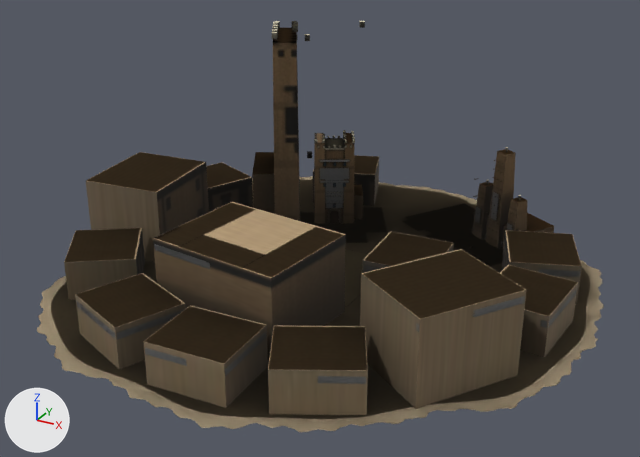
A saved change to the glTF model src/assets/map/towns/kingdoms-town-medium-a-maghreb.glb.
Camera for both pictures: a camera (50 mm lens) standing at (4.13, -7.57, 4.31) and looking at (0.1, -0.24, 0.64). Lighting does not change. The marker at lower left points along +X, +Y and +Z. The first picture is the older version. Where no turn or scale is listed for an object, it has been applied to the vertices. Vertices at exactly the same position are counted once.
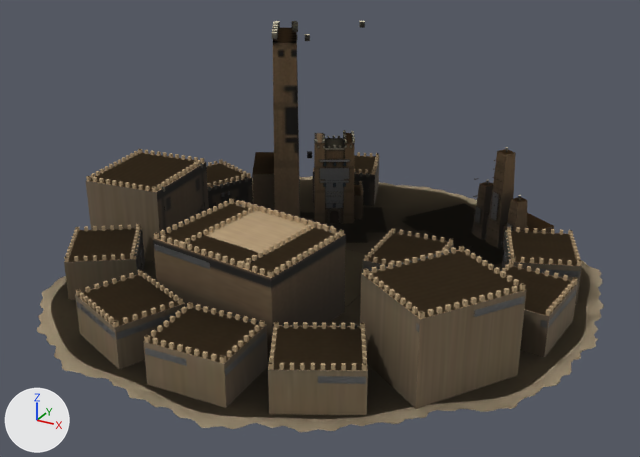
Commit message: H-25: Maghreb Kingdoms houses dressed as kasbah houses

Pixel boxes [x1, y1, x2, y2] of what changed, in the pictures (640 x 457 px):
part 1 of me_mesh_0, added
    after: [64, 149, 581, 370]

What changed in the scene script:
```text
Change me_mesh_0:
    used by ob_mesh_0; location = (-2.912, 2.993, 0.0)
    remove me_mesh_0.from_pydata(...)  # 5336 vertices, 8824 faces; spans x 0.0..5.93, y -5.97..0.0, z 0.0..2.4
    add me_mesh_0.from_pydata(...)  # 12908 vertices, 17212 faces; spans x 0.0..5.93, y -5.97..0.0, z 0.0..2.4
    me_mesh_0 part 1: 7572 vertices added at x 0.27..5.56, y -5.63..-0.4, z 0.0..0.91
```
